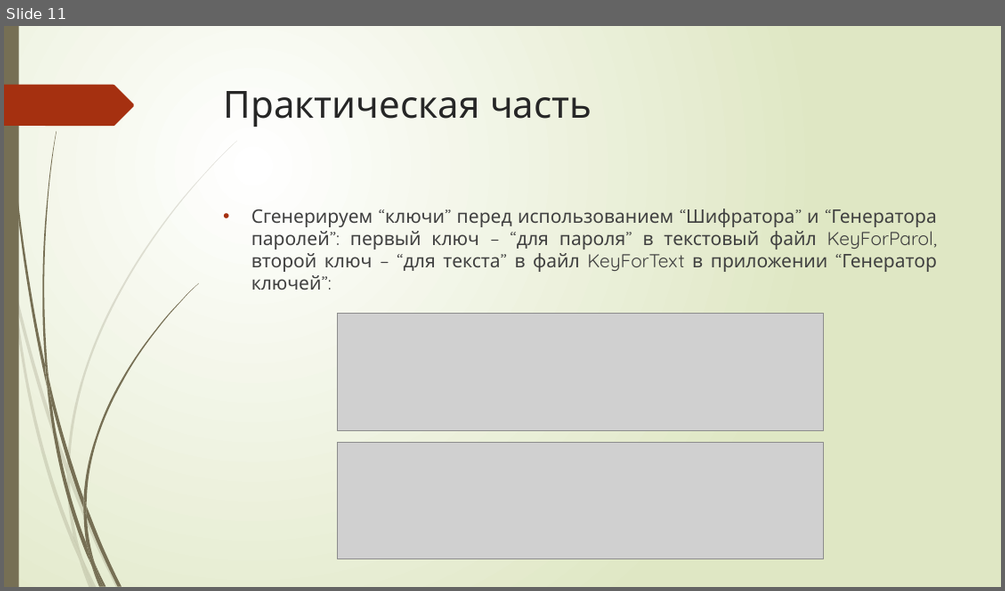
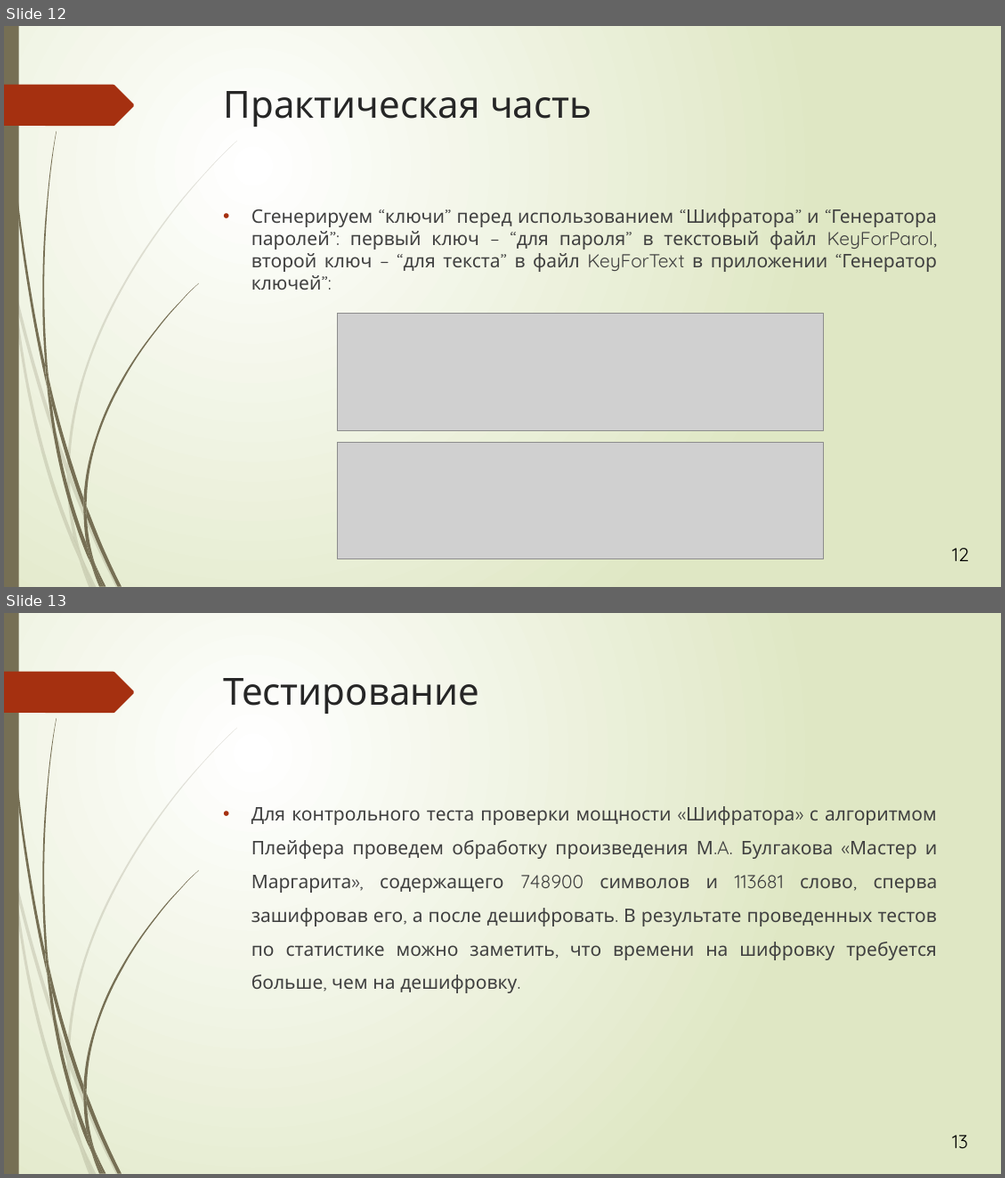
Before and after one commit to sashastahiev/ProisvodPractica, a slide deck: Разработка механизма защиты информации и персональных данных.pptm. Shown one above the other, each under a label of ours: slide 11 before the commit, slides 12 and 13 after it. The pictures are 1005x591 and 1005x1178 pixels, drawn with LibreOffice and Linux fonts; fonts in the diff are those of the drawing; grey boxes stand for pictures. Boxes give left, top, right and bottom in pixels: in the first picture for what was removed or moved away, otherwise in the second. Text is boxed around its words. In the diff, an @@ line names an element or a change of style, - is before the commit and + after.

```diff
--- a/Разработка механизма защиты информации и персональных данных.pptm
+++ b/Разработка механизма защиты информации и персональных данных.pptm
@@ slide 13 added at <box>4,613,1001,1174</box>, background gradient #FFFFFF to #DFE8C4; not listed: 24 template elements that a slide beside it also shows @@
@@ title added at <box>224,678,480,714</box>, 36 pt, text #262626 @@
+Тестирование
@@ text added at <box>251,806,938,993</box>, 18 pt, text #404040 @@
+• Для контрольного теста проверки мощности «Шифратора» с алгоритмом Плейфера проведем обработку произведения М.A. Булгакова «Мастер и Маргарита», содержащего 748900 символов и 113681 слово, сперва зашифровав его, а после дешифровать. В результате проведенных тестов по статистике можно заметить, что времени на шифровку требуется больше, чем на дешифровку.
@@ text added at <box>952,1135,968,1149</box>, 18 pt, text #000000 @@
+13
@@ what was slide 11 is now slide 12 @@
@@ slide 12 changed as well @@
@@ text added at <box>952,548,969,561</box>, 18 pt, text #000000 @@
+12
```
Also in this commit, not shown: 13 other slides changed, 1 other slide added, 2 slides removed, 2 other files.
